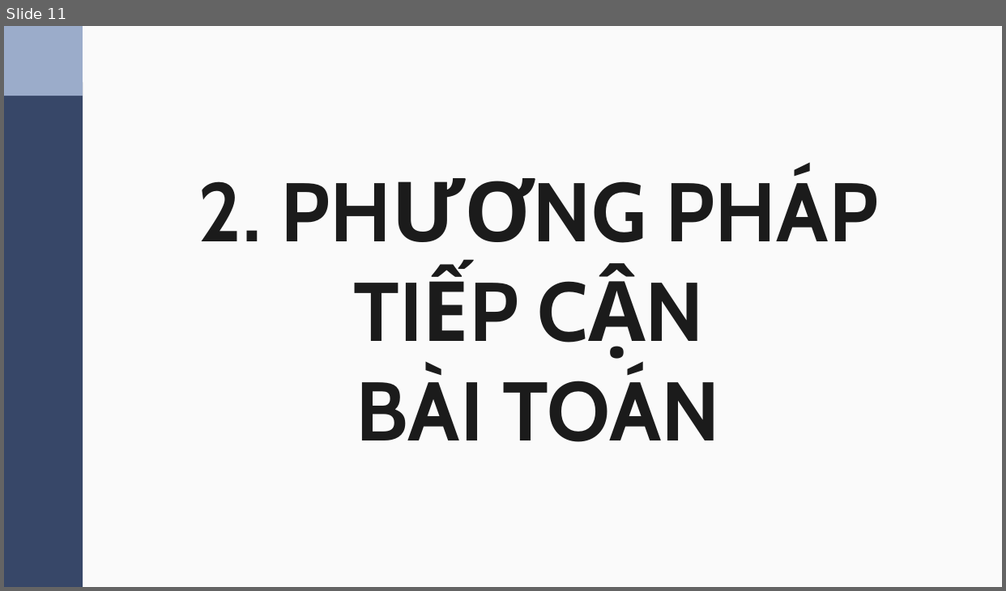
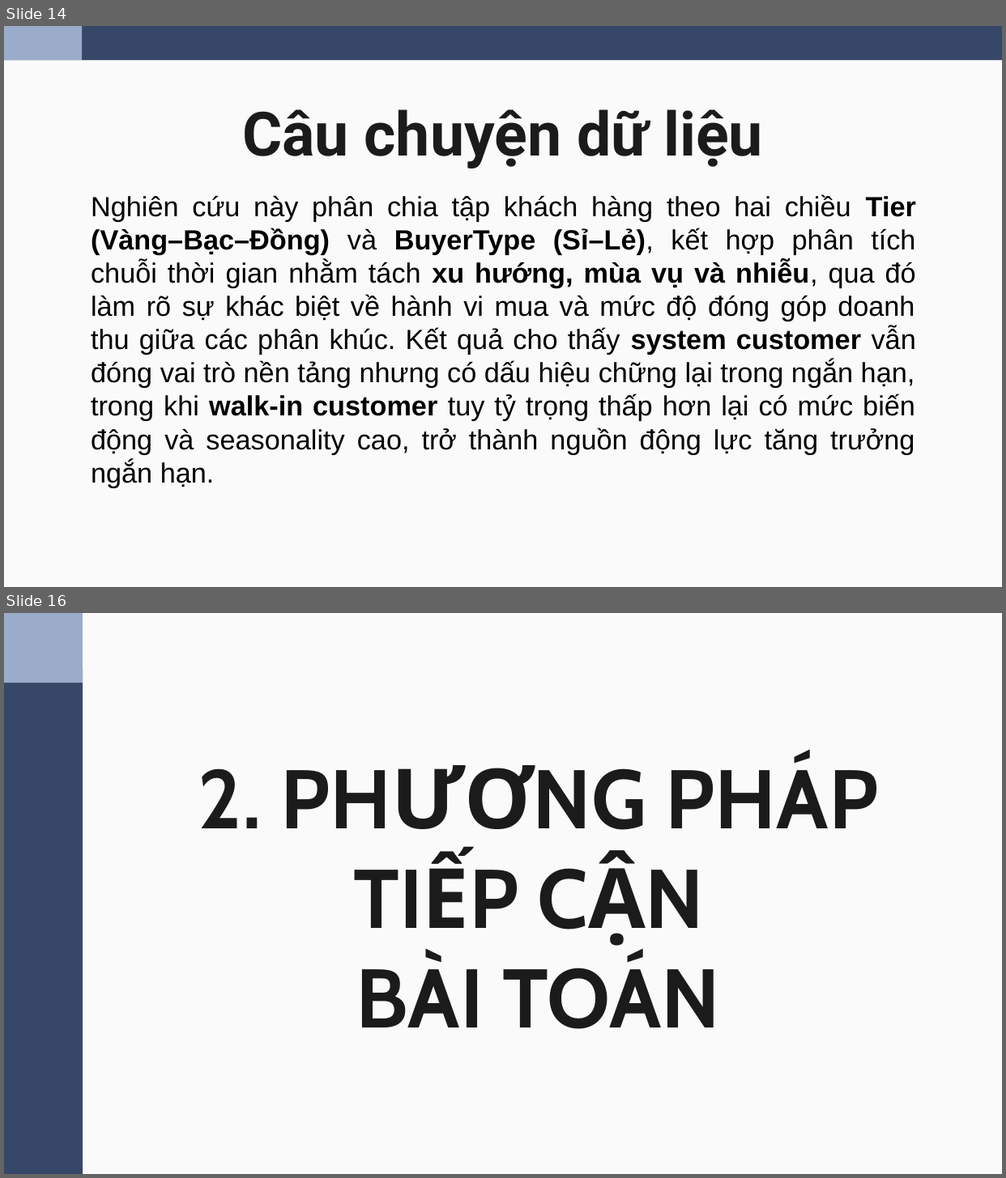
Before and after one commit to WindPham/24C12006_24C11060_final_project_DA_models, a slide deck: presentation/dam.pptx. Shown one above the other, each under a label of ours: slide 11 before the commit, slides 14 and 16 after it; the slides between them are not shown. The pictures are 1006x591 and 1006x1178 pixels, drawn with LibreOffice and Linux fonts; fonts in the diff are those of the drawing. Boxes give left, top, right and bottom in pixels: in the first picture for what was removed or moved away, otherwise in the second. Text is boxed around its words. In the diff, an @@ line names an element or a change of style, - is before the commit and + after.

```diff
--- a/presentation/dam.pptx
+++ b/presentation/dam.pptx
@@ slide 14 added at bbox=[4, 26, 1002, 587], background #FAFAFA @@
@@ rectangle added at bbox=[4, 26, 1002, 60], fill #374768 @@
@@ rectangle added at bbox=[4, 26, 82, 60], fill #9BACCA @@
@@ title added at bbox=[242, 109, 763, 169], 44 pt, text #1B1B1B, bold @@
+Câu chuyện dữ liệu
@@ text added at bbox=[91, 194, 916, 488], 20 pt, text #000000 @@
+Nghiên cứu này phân chia tập khách hàng theo hai chiều Tier (Vàng–Bạc–Đồng) và BuyerType (Sỉ–Lẻ), kết hợp phân tích chuỗi thời gian nhằm tách xu hướng, mùa vụ và nhiễu, qua đó làm rõ sự khác biệt về hành vi mua và mức độ đóng góp doanh thu giữa các phân khúc. Kết quả cho thấy system customer vẫn đóng vai trò nền tảng nhưng có dấu hiệu chững lại trong ngắn hạn, trong khi walk-in customer tuy tỷ trọng thấp hơn lại có mức biến động và seasonality cao, trở thành nguồn động lực tăng trưởng ngắn hạn.
@@ what was slide 11 is now slide 16 @@
```
Also in this commit, not shown: 21 slides changed, 16 other slides added, 4 other files.
